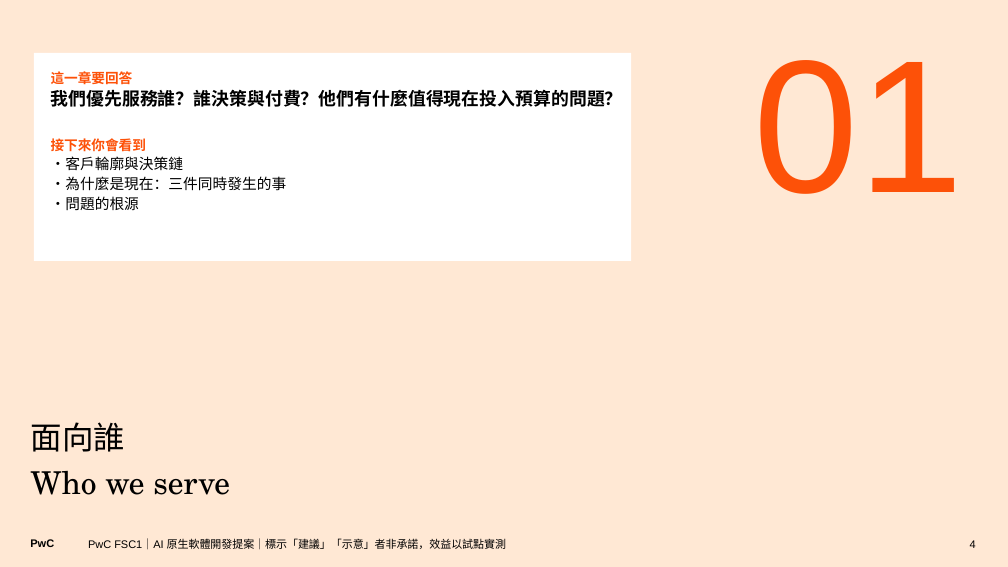
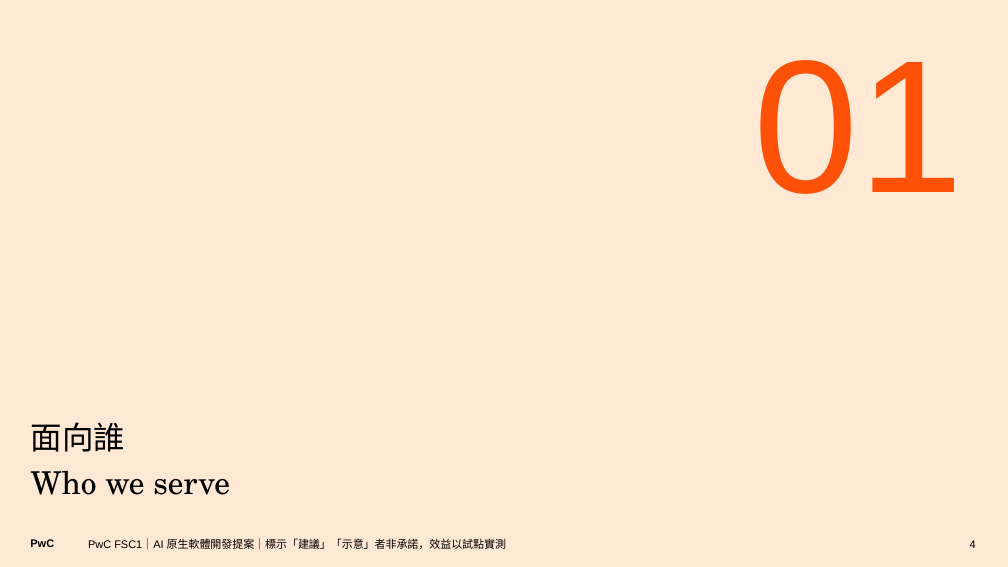
Before and after one commit to Robshao/PwC_FSC1, a slide deck: slide 4 of research/ai-native-sdlc/AI原生軟體開發_合夥人提案簡報.pptx. Drawn at 1008x567 pixels with LibreOffice and Linux fonts; fonts in the diff are those of the drawing. Boxes give left, top, right and bottom in pixels: in the first picture for what was removed or moved away, otherwise in the second. Text is boxed around its words. In the diff, an @@ line names an element or a change of style, - is before the commit and + after.

```diff
--- a/research/ai-native-sdlc/AI原生軟體開發_合夥人提案簡報.pptx
+++ b/research/ai-native-sdlc/AI原生軟體開發_合夥人提案簡報.pptx
@@ rectangle removed at box(34, 53, 631, 261) @@
-這一章要回答
-我們優先服務誰？誰決策與付費？他們有什麼值得現在投入預算的問題？
-接下來你會看到
-・客戶輪廓與決策鏈
-・為什麼是現在：三件同時發生的事
-・問題的根源
```
Also in this commit, not shown: 5 other slides changed, 2 other files.
